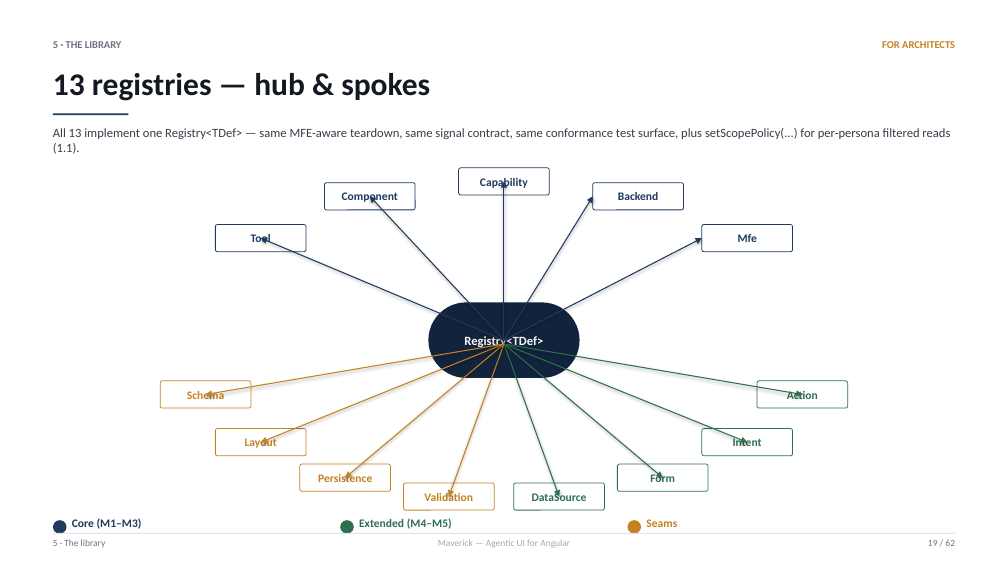
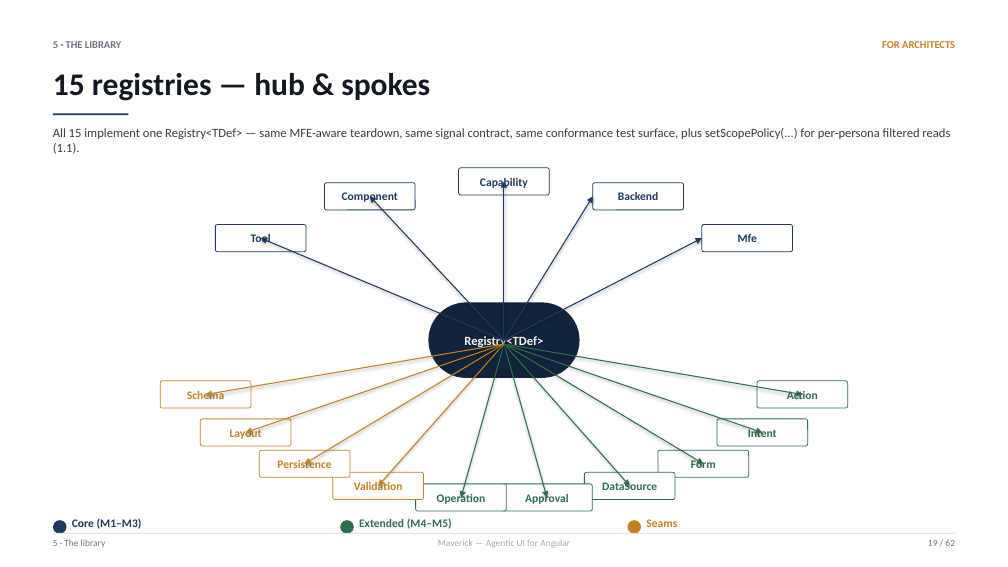
Before and after one commit to sahassakhare/agentic-ui, a slide deck: slide 19 of docs/decks/agentic-ui-overview.pptx. Drawn at 1008x567 pixels with LibreOffice and Linux fonts; fonts in the diff are those of the drawing. Boxes give left, top, right and bottom in pixels: in the first picture for what was removed or moved away, otherwise in the second. Text is boxed around its words. In the diff, an @@ line names an element or a change of style, - is before the commit and + after.

```diff
--- a/docs/decks/agentic-ui-overview.pptx
+++ b/docs/decks/agentic-ui-overview.pptx
@@ text at box(53, 73, 430, 101): text changed @@
-13 registries — hub & spokes
+15 registries — hub & spokes
@@ arrow moved from (504, 344) - (261, 442) to (504, 344) - (246, 433) @@
@@ arrow added from (504, 344) to (305, 464), #C48221 1 pt @@
@@ arrow moved from (504, 344) - (346, 478) to (504, 344) - (378, 486) @@
@@ arrow moved from (504, 344) - (449, 497) to (504, 344) - (461, 498) @@
@@ arrow (504, 344) - (461, 498): stroke #C48221 1 pt to #2F6F4F 1 pt @@
@@ arrow moved from (504, 344) - (560, 497) to (504, 344) - (547, 498) @@
@@ arrow moved from (504, 344) - (747, 442) to (504, 344) - (762, 433) @@
@@ arrow moved from (504, 344) - (663, 478) to (504, 344) - (630, 486) @@
@@ arrow added from (504, 344) to (703, 464), #2F6F4F 1 pt @@
@@ text "Layout": place and size @@
-text "Layout" at box(245, 437, 277, 448)
+text "Layout" at box(230, 427, 262, 439)
@@ rounded rectangle: place and size @@
-rounded rectangle at box(216, 429, 306, 456)
+rounded rectangle at box(200, 419, 291, 446)
@@ text "Intent": place and size @@
-text "Intent" at box(733, 437, 762, 446)
+text "Intent" at box(748, 427, 777, 437)
@@ rounded rectangle: place and size @@
-rounded rectangle at box(702, 429, 792, 456)
+rounded rectangle at box(717, 419, 808, 446)
@@ text "Persistence": place and size @@
-text "Persistence" at box(318, 472, 372, 482)
+text "Persistence" at box(277, 458, 331, 468)
@@ rounded rectangle added at box(259, 450, 350, 477), fill #FFFFFF, outline #C48221 0.75 pt @@
@@ text "Validation": place and size @@
-text "Validation" at box(424, 491, 473, 501)
+text "Validation" at box(354, 481, 403, 490)
@@ rounded rectangle: place and size @@
-rounded rectangle at box(300, 464, 391, 492)
+rounded rectangle at box(333, 473, 423, 500)
@@ text "DataSource": place and size @@
-text "DataSource" at box(532, 491, 587, 501)
+text "DataSource" at box(602, 481, 657, 490)
@@ rounded rectangle: place and size @@
-rounded rectangle at box(618, 464, 709, 492)
+rounded rectangle at box(585, 473, 675, 500)
@@ text "Form": place and size @@
-text "Form" at box(650, 472, 675, 482)
+text "Form" at box(691, 458, 716, 468)
@@ rounded rectangle added at box(658, 450, 749, 477), fill #FFFFFF, outline #2F6F4F 0.75 pt @@
@@ rounded rectangle: place and size @@
-rounded rectangle at box(404, 483, 495, 510)
+rounded rectangle at box(416, 484, 507, 511)
@@ rounded rectangle at box(416, 484, 507, 511): outline #C48221 0.75 pt to #2F6F4F 0.75 pt @@
@@ text added at box(437, 492, 486, 504), 11 pt, text #2F6F4F, bold @@
+Operation
@@ rounded rectangle: place and size @@
-rounded rectangle at box(514, 483, 605, 510)
+rounded rectangle at box(501, 484, 592, 511)
@@ text added at box(525, 492, 568, 504), 11 pt, text #2F6F4F, bold @@
+Approval
```
Also in this commit, not shown: 11 other slides changed, 16 other files.
